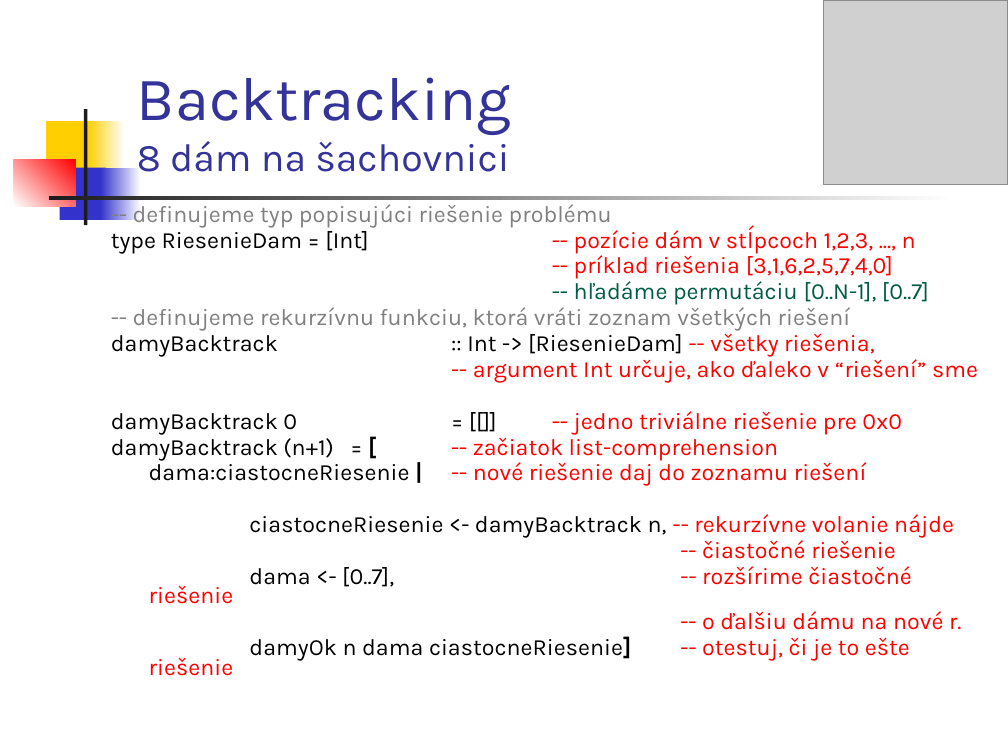
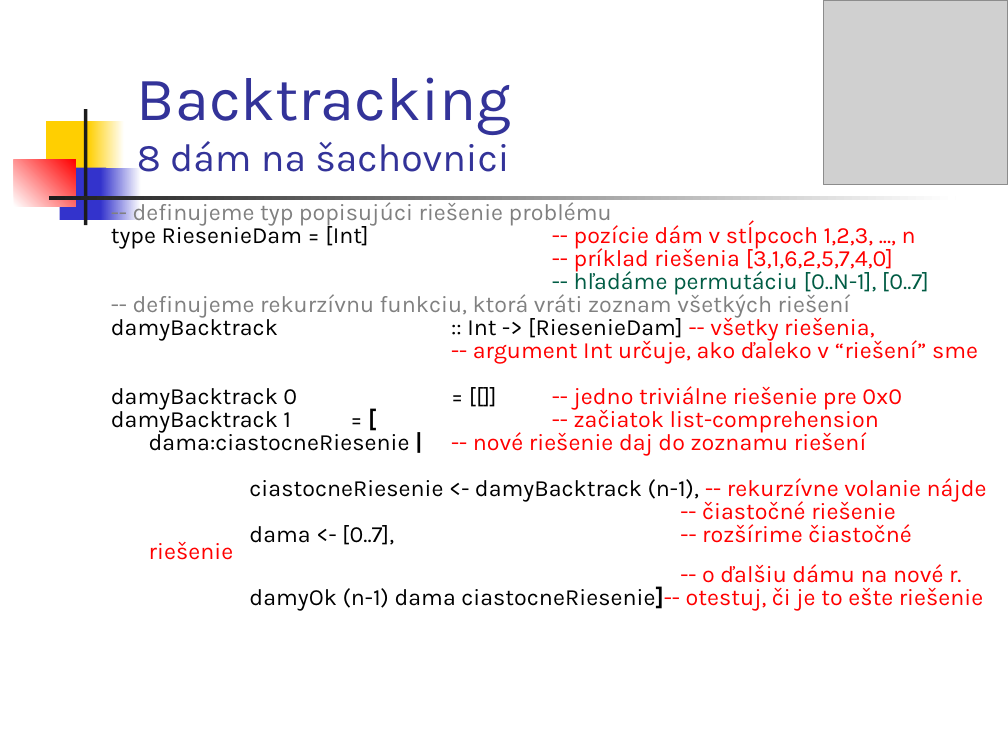
Before and after one commit to paradigmy/Prednasky, a slide deck: slide 23 of 08/funkcionalne3.ppt (slide 22 before the commit). Drawn at 1008x756 pixels with LibreOffice and Linux fonts; fonts in the diff are those of the drawing; grey boxes stand for pictures. Boxes give left, top, right and bottom in pixels: in the first picture for what was removed or moved away, otherwise in the second. Text is boxed around its words. In the diff, an @@ line names an element or a change of style, - is before the commit and + after.

```diff
--- a/08/funkcionalne3.ppt
+++ b/08/funkcionalne3.ppt
@@ text at [111, 199, 978, 583]: line spacing 0.7 to 0.6 @@
@@ text at [574, 407, 879, 433]: text changed @@
-damyBacktrack (n+1) = [ -- začiatok list-comprehension
+damyBacktrack 1 = [ -- začiatok list-comprehension
@@ text at [249, 478, 987, 502]: text changed @@
-ciastocneRiesenie <- damyBacktrack n, -- rekurzívne volanie nájde
+ciastocneRiesenie <- damyBacktrack (n-1), -- rekurzívne volanie nájde
@@ text at [249, 586, 984, 611]: text changed @@
-damyOk n dama ciastocneRiesenie] -- otestuj, či je to ešte riešenie
+damyOk (n-1) dama ciastocneRiesenie]-- otestuj, či je to ešte riešenie
```
Also in this commit, not shown: 3 other slides changed, 1 slide added, 4 other files.
